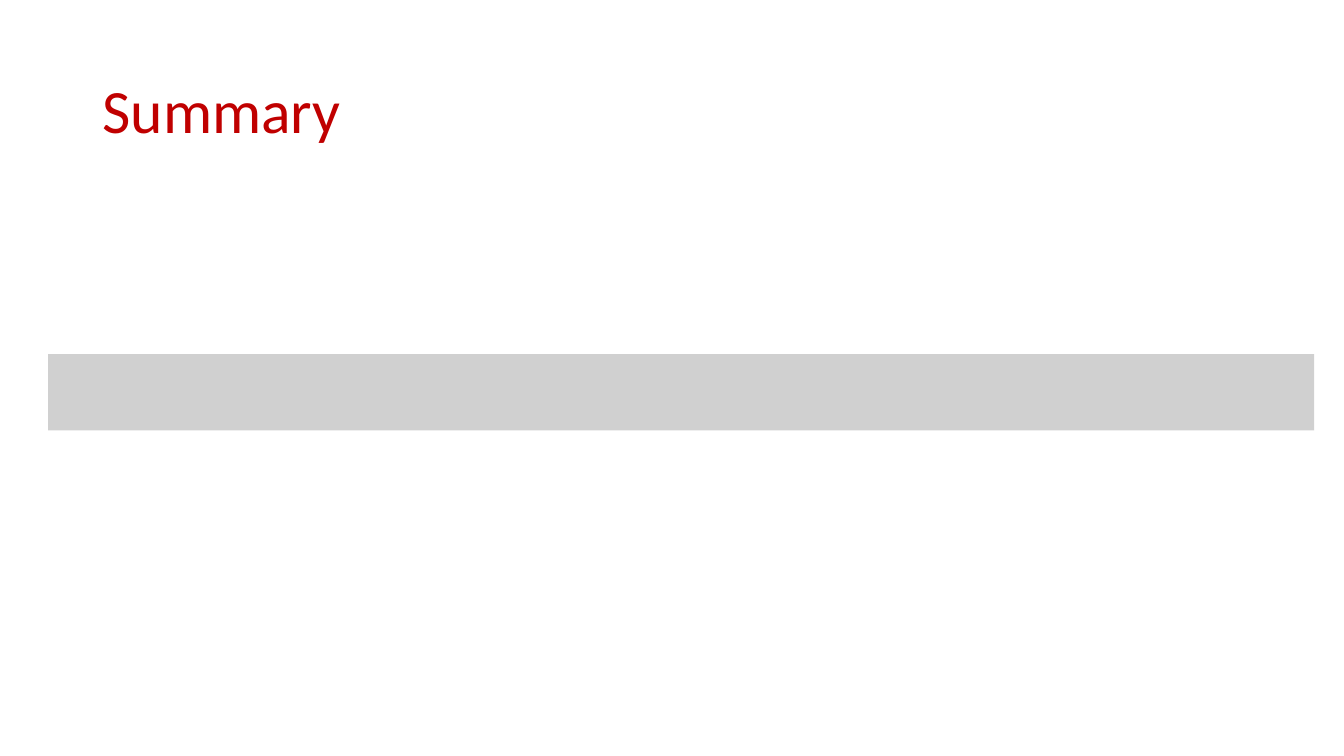
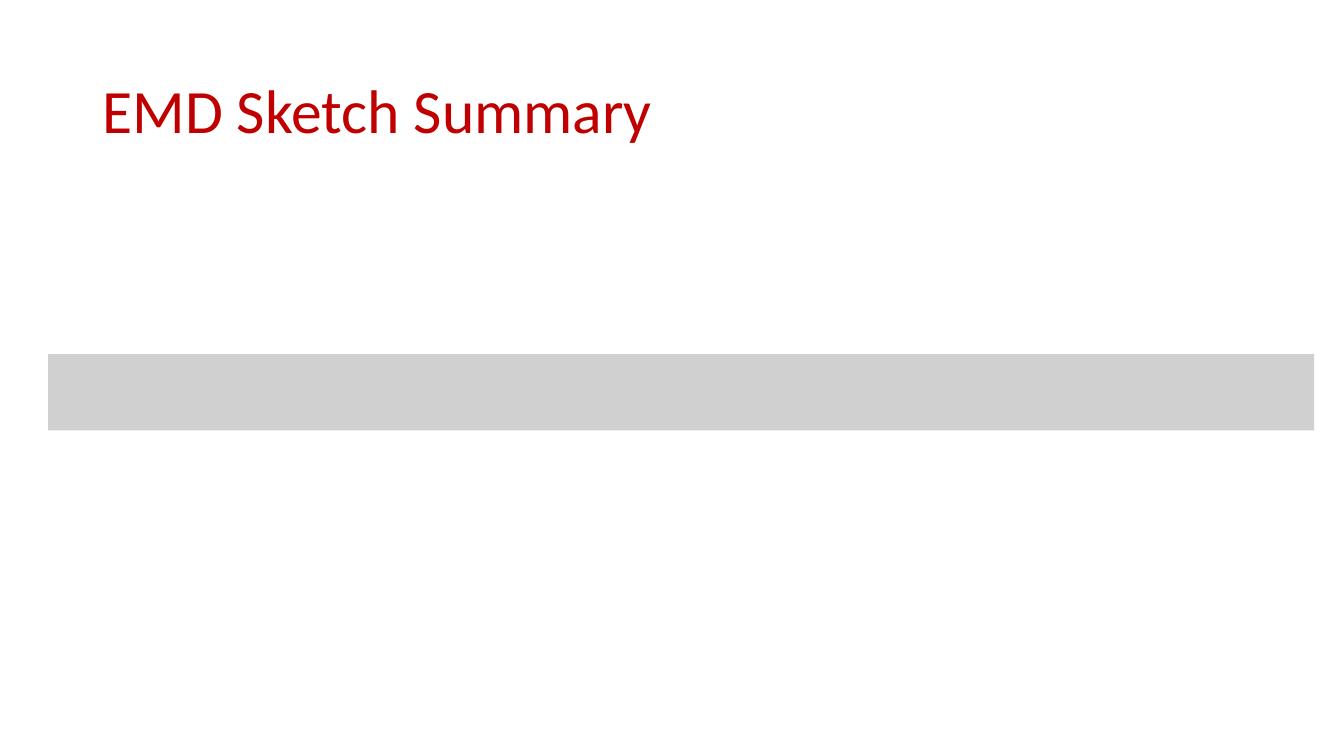
Before and after one commit to samsonzhou/samsonzhou.github.io, a slide deck: slide 79 of other-talks/FOCS 2023.pptx (slide 56 before the commit). Drawn at 1344x756 pixels with LibreOffice and Linux fonts; fonts in the diff are those of the drawing; grey boxes stand for pictures. Boxes give left, top, right and bottom in pixels: in the first picture for what was removed or moved away, otherwise in the second. Text is boxed around its words. In the diff, an @@ line names an element or a change of style, - is before the commit and + after.

```diff
--- a/other-talks/FOCS 2023.pptx
+++ b/other-talks/FOCS 2023.pptx
@@ title at <box>102,90,652,143</box>: text changed @@
-Summary
+EMD Sketch Summary
```
Also in this commit, not shown: 7 other slides changed, 36 slides added, 1 slide removed, 1 other file.
